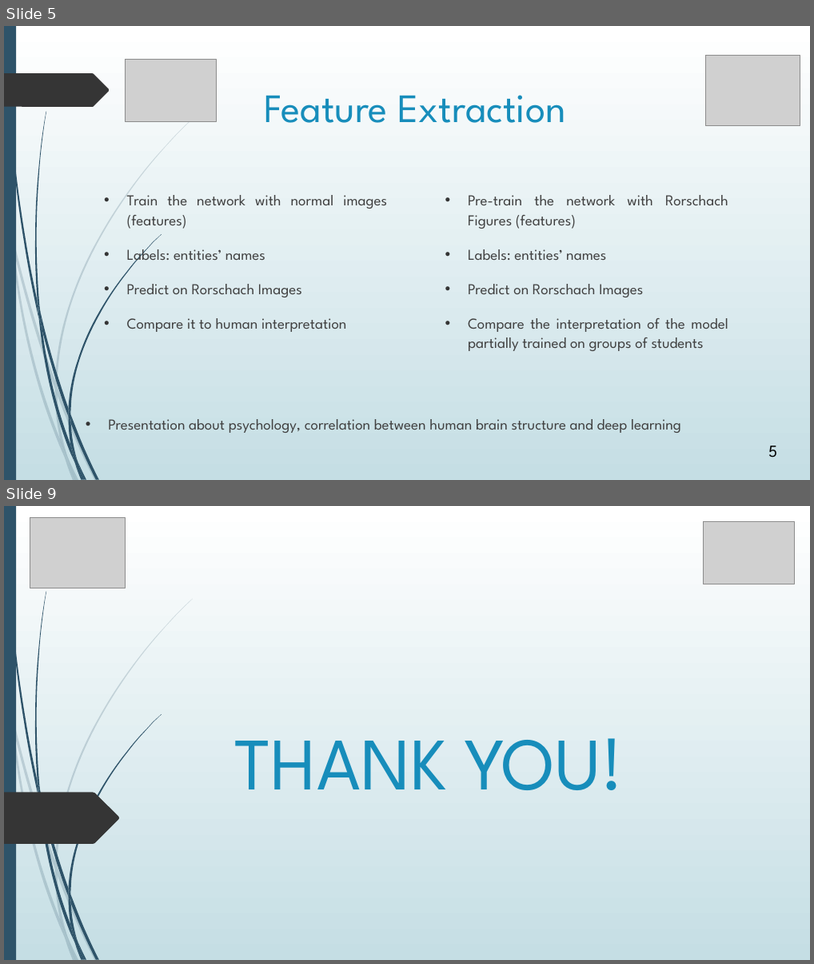
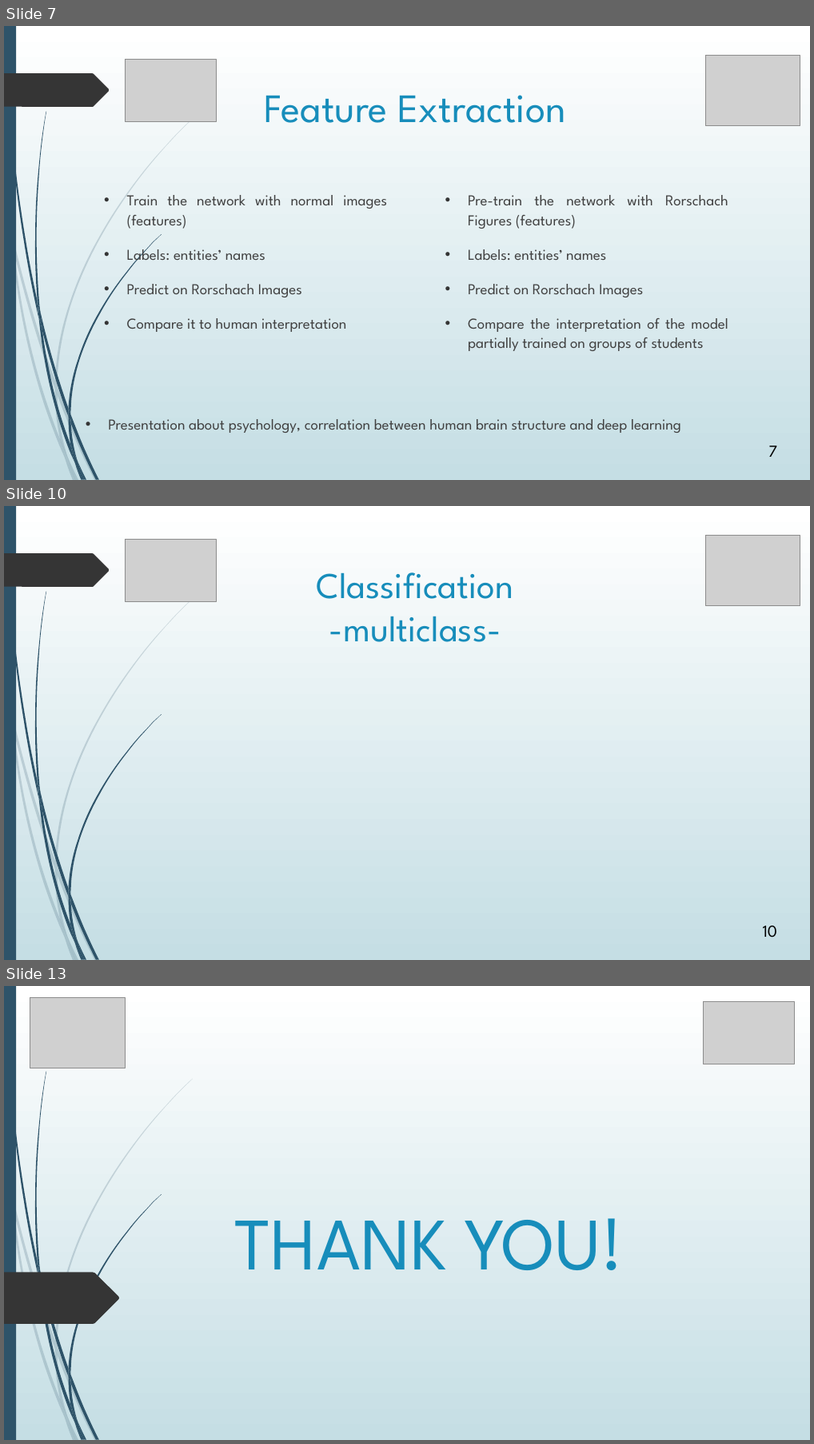
Before and after one commit to avasile96/CAD, a slide deck: Presentation_updated.pptx. Shown one above the other, each under a label of ours: slides 5 and 9 before the commit, slides 7, 10 and 13 after it; the slides between them are not shown. The pictures are 814x964 and 814x1444 pixels, drawn with LibreOffice and Linux fonts; fonts in the diff are those of the drawing; grey boxes stand for pictures. Boxes give left, top, right and bottom in pixels: in the first picture for what was removed or moved away, otherwise in the second. Text is boxed around its words. In the diff, an @@ line names an element or a change of style, - is before the commit and + after.

```diff
--- a/Presentation_updated.pptx
+++ b/Presentation_updated.pptx
@@ slide 10 added at box(4, 506, 810, 960), background gradient #FFFFFF to #C5DEE5; not listed: 24 template elements that a slide beside it also shows @@
@@ picture added at box(125, 540, 216, 601) @@
@@ picture added at box(706, 535, 800, 606) @@
@@ title added at box(317, 572, 514, 642), 43.2 pt, text #178DBB @@
+Classification
+-multiclass-
@@ page number added at box(763, 925, 778, 937), 20 pt, text #000000 @@
+10
@@ what was slide 5 is now slide 7 @@
@@ page number at box(769, 445, 778, 456): text changed @@
-5
+7
@@ what was slide 9 is now slide 13 @@
```
Also in this commit, not shown: 2 slides changed, 6 other slides added, 3 slides removed.
